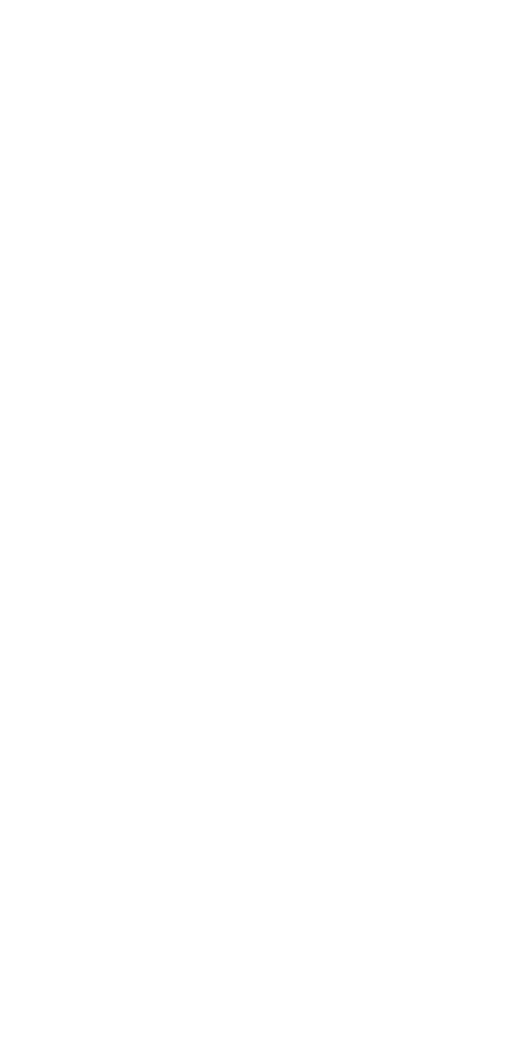
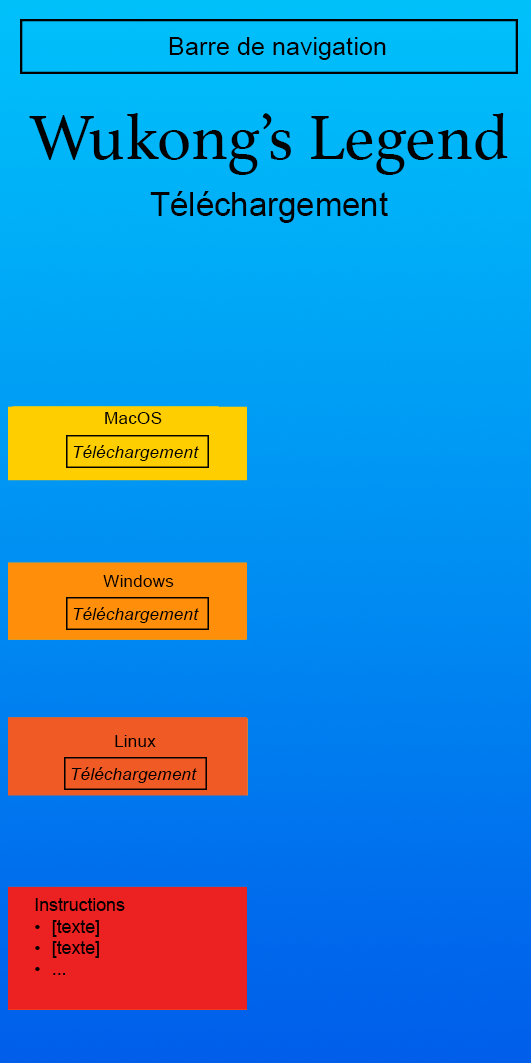
Layers edited between the first and the second w=531, h=1063 image:
removed layer "Calque 0" over [0,0,531,1063]
added group "telechargement" with 13 layers above "Wukong’s Legend Téléchargement" over [35,412,209,975]
added group "téléchargement" (1st of 3, in "telechargement") with 2 layers in group "telechargement" over [64,757,207,790]
added layer "Rectangle 1" (1st of 3, in "telechargement" › "téléchargement") in group "téléchargement" over [64,757,207,790]
added layer "Téléchargement" (1st of 3, in "telechargement" › "téléchargement") in group "téléchargement" over [71,767,197,783]
added group "téléchargement" (2nd of 3, in "telechargement") with 2 layers in group "telechargement" over [66,597,209,630]
added layer "Rectangle 1" (2nd of 3, in "telechargement" › "téléchargement") in group "téléchargement" over [66,597,209,630]
added layer "Téléchargement" (2nd of 3, in "telechargement" › "téléchargement") in group "téléchargement" over [73,607,199,623]
added group "téléchargement" (3rd of 3, in "telechargement") with 2 layers in group "telechargement" over [66,435,209,468]
added layer "Rectangle 1" (3rd of 3, in "telechargement" › "téléchargement") in group "téléchargement" over [66,435,209,468]
added layer "Téléchargement" (3rd of 3, in "telechargement" › "téléchargement") in group "téléchargement" over [73,445,199,461]
added layer "Instructions [texte] [texte] ..." in group "telechargement" over [35,898,125,975]
added layer "Wukong’s Legend Téléchargement" above "bar de navigation" over [29,113,508,223]
added group "bar de navigation" with 2 layers above "Calque 3" over [20,19,518,74]
added layer "Barre de navigation" in group "bar de navigation" over [169,37,386,60]
added layer "Rectangle 2" in group "bar de navigation" over [20,19,518,74]
added layer "Calque 3" above "Fond en dégradé 1" over [8,406,248,1010]
added layer "Fond en dégradé 1" above "Calque 1" over [0,0,531,1063]
added layer "Calque 1" over [0,0,531,1063]
…and 3 more changes (3 added)
